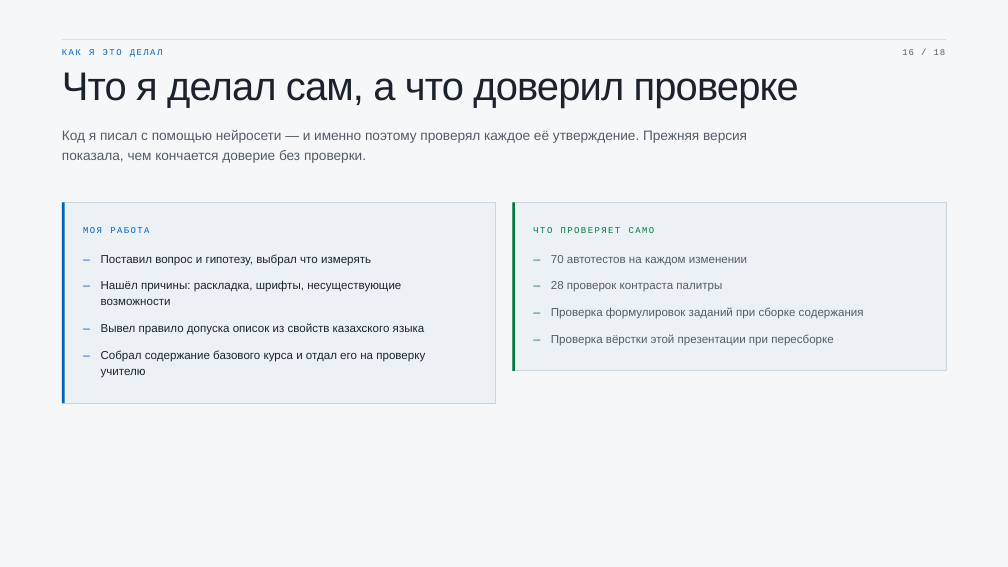
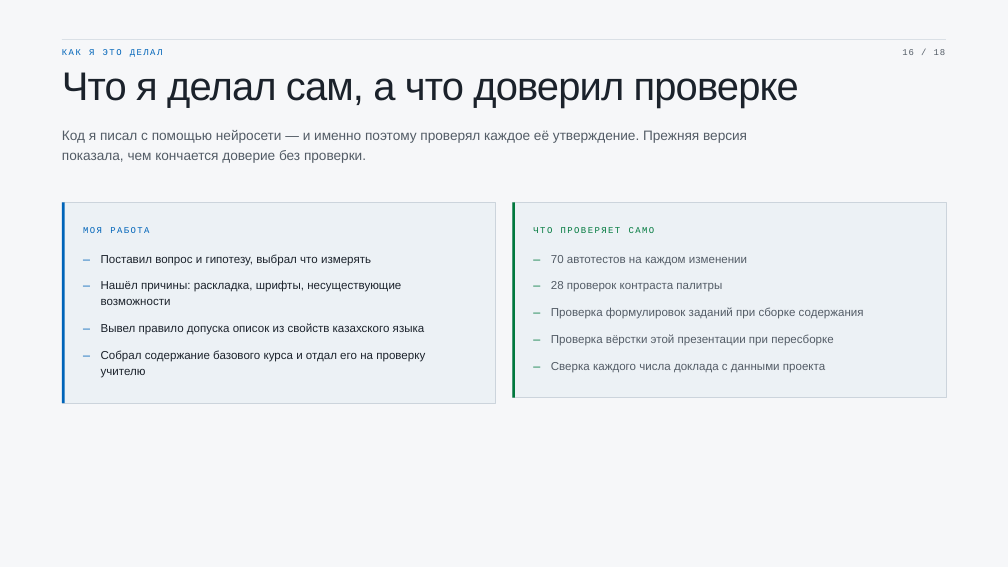
Before and after one commit to s-chaikovskiy/grammarquest-web, a slide deck: slide 16 of презентация/Тілашар-защита.pptx. Drawn at 1008x567 pixels with LibreOffice and Linux fonts; fonts in the diff are those of the drawing. Boxes give left, top, right and bottom in pixels: in the first picture for what was removed or moved away, otherwise in the second. Text is boxed around its words. In the diff, an @@ line names an element or a change of style, - is before the commit and + after.

```diff
--- a/презентация/Тілашар-защита.pptx
+++ b/презентация/Тілашар-защита.pptx
@@ rectangle: place and size @@
-rectangle at <box>513,203,947,371</box>
+rectangle at <box>513,203,947,398</box>
@@ rectangle: place and size @@
-rectangle at <box>513,203,516,371</box>
+rectangle at <box>513,203,516,398</box>
@@ text added at <box>534,356,551,379</box>, 11 pt, text #00793D @@
+—
@@ text added at <box>551,362,825,373</box>, 11 pt, text #535C66 @@
+Сверка каждого числа доклада с данными проекта
```
Also in this commit, not shown: 5 other slides changed, 10 other files.
